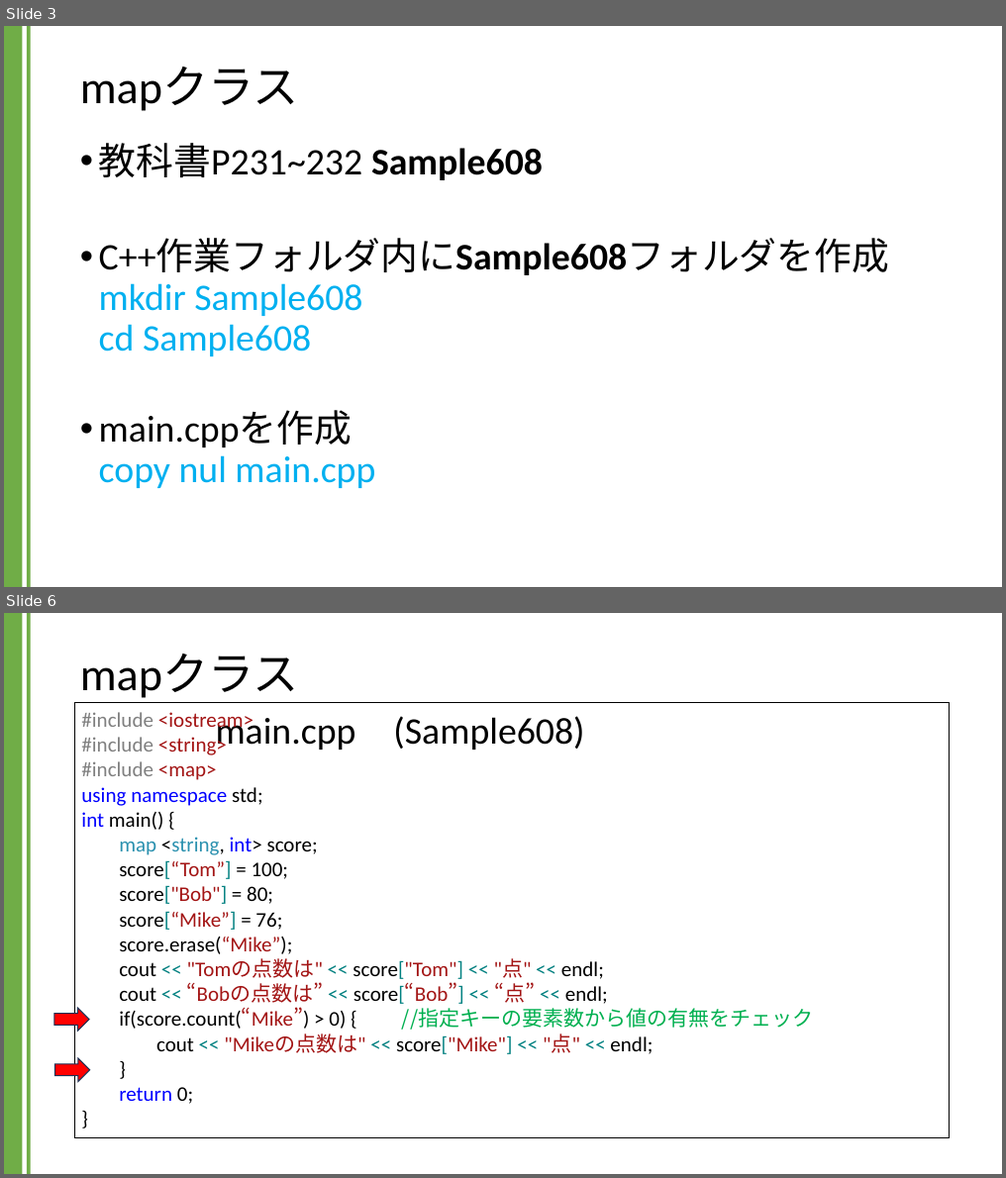
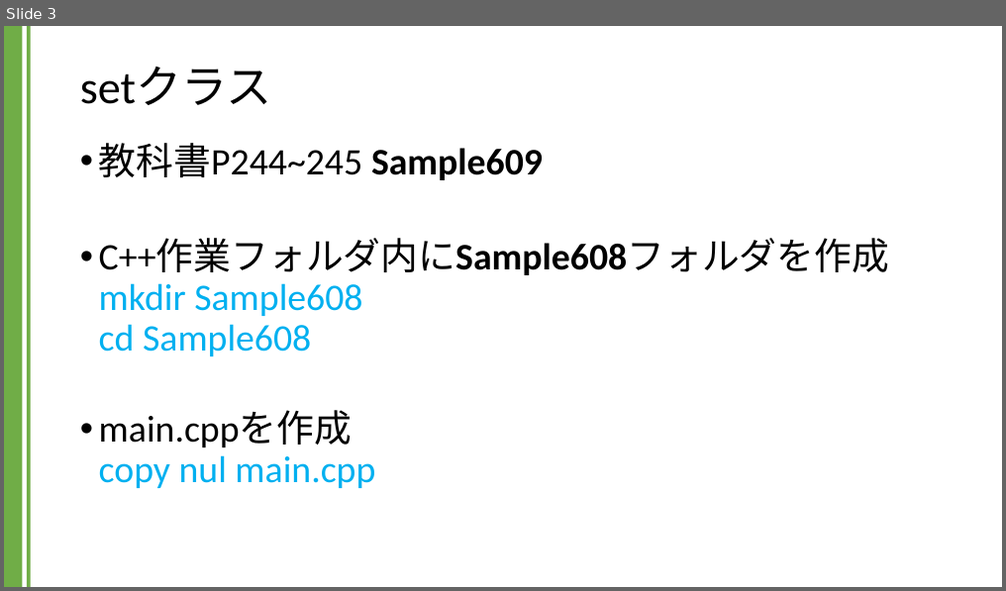
Before and after one commit to kic-murata/cpp2024, a slide deck: 授業資料/講義資料：Setクラス.pptx. Shown one above the other, each under a label of ours: slides 3 and 6 before the commit, slide 3 after it; the slides between them are not shown. The pictures are 1006x1178 and 1006x591 pixels, drawn with LibreOffice and Linux fonts; fonts in the diff are those of the drawing. Boxes give left, top, right and bottom in pixels: in the first picture for what was removed or moved away, otherwise in the second. Text is boxed around its words. In the diff, an @@ line names an element or a change of style, - is before the commit and + after.

```diff
--- a/授業資料/講義資料：Setクラス.pptx
+++ b/授業資料/講義資料：Setクラス.pptx
@@ slide 6 removed at [4,613,1002,1174], background #FFFFFF; not listed: 2 template elements that a slide beside it also shows @@
@@ title removed at [80,654,299,698] @@
-mapクラス
@@ rectangle removed at [74,703,949,1139] @@
-#include <iostream>
-#include <string>
-#include <map>
-using namespace std;
-int main() {
-map <string, int> score;
-score[“Tom”] = 100;
-score["Bob"] = 80;
-score[“Mike”] = 76;
-score.erase(“Mike”);
-cout << "Tomの点数は" << score["Tom"] << "点" << endl;
-cout << “Bobの点数は” << score[“Bob”] << “点” << endl;
-if(score.count(“Mike”) > 0) { //指定キーの要素数から値の有無をチェック
-cout << "Mikeの点数は" << score["Mike"] << "点" << endl;
-}
-return 0;
-}
@@ text removed at [216,716,584,750] @@
-main.cpp (Sample608)
@@ right arrow removed at [54,1008,89,1032] @@
@@ right arrow removed at [54,1059,90,1081] @@
@@ slide 3 changed as well @@
@@ title at [80,67,272,105]: text changed @@
-mapクラス
+setクラス
@@ text at [99,143,543,180]: text changed @@
-• 教科書P231~232 Sample608
+• 教科書P244~245 Sample609
```
Also in this commit, not shown: 6 other slides changed, 3 slides added, 2 other slides removed, 1 other file.
